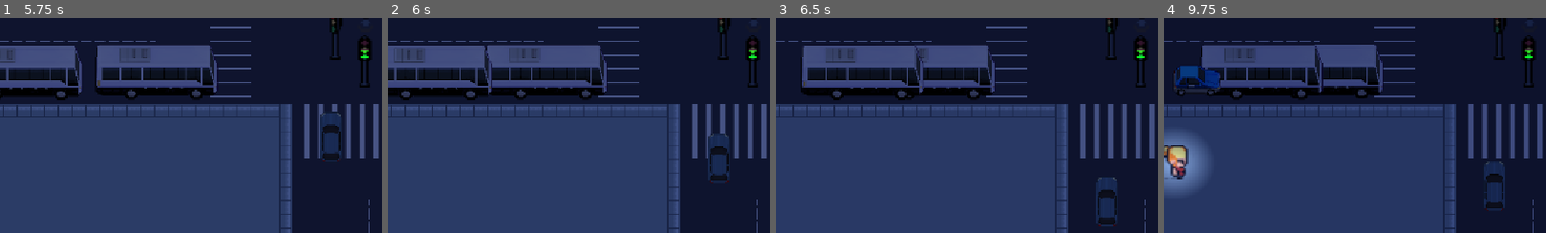
Above: before the commit, frames 1-4 (left to right).
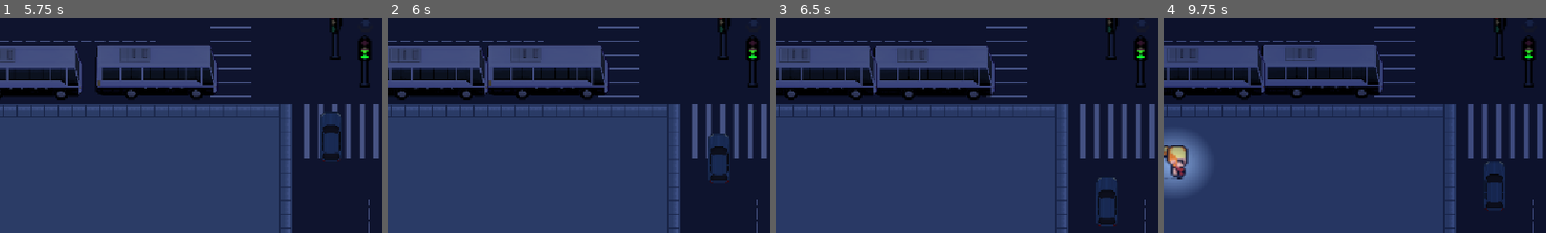
Above: after the commit, the same moments.

Repository: lafgo-fc/game-jam-repoooo
Game: Godot game, scene res://scne/test_one.tscn
Same seed, same stepped clock (60 frames per second), same inputs: the game is played once before the commit and once after it.
Inputs:
- Up to frame 1 (5.75 s): tap Enter (ui_accept) at 0.5, 0.77, 1.25, 1.52, 3.02, 3.77, 4.52 s; hold R (traffic control right and left) from 0.53 s (still down)
- Up to frame 2 (6 s): keep holding R (traffic control right and left)
- Up to frame 3 (6.5 s): keep holding R (traffic control right and left); tap Enter (ui_accept) at 6.02 s
- Up to frame 4 (9.75 s): keep holding R (traffic control right and left); tap Enter (ui_accept) at 6.77, 7.52, 9.02 s
The pictures show only the part of the screen within x 0-50%, y 50-100%; the shares and areas given below are measured in that part.

Frame 1 is identical in both runs. In frame 2, 1.8% of the frame differs, in the area x 0-58%, y 12-39%; in frame 3, 3.5%; in frame 4, 4.5%, in the area x 0-42%, y 12-39%.

Commit message:
dynamic collision shapes

Diff:
--- a/scne/car.tscn
+++ b/scne/car.tscn
@@ -478,10 +478,10 @@
 }]
 
 [sub_resource type="RectangleShape2D" id="RectangleShape2D_s7wsd"]
-size = Vector2(70, 31)
+size = Vector2(65, 37.5)
 
 [sub_resource type="RectangleShape2D" id="RectangleShape2D_454ae"]
-size = Vector2(73, 33)
+size = Vector2(70, 37)
 
 [node name="car" type="CharacterBody2D" unique_id=1626053297]
 script = ExtResource("1_evd0w")
@@ -524,13 +524,15 @@
 frame_progress = 0.045443613
 
 [node name="CollisionShape2D" type="CollisionShape2D" parent="." unique_id=1023565779]
-position = Vector2(4, 1)
+position = Vector2(0, -7)
+scale = Vector2(1.6, 1.3)
 shape = SubResource("RectangleShape2D_s7wsd")
 
 [node name="Area2D" type="Area2D" parent="." unique_id=488053945]
 
-[node name="CollisionShape2D" type="CollisionShape2D" parent="Area2D" unique_id=191564098]
-position = Vector2(3.5, -0.5)
+[node name="collision_range" type="CollisionShape2D" parent="Area2D" unique_id=191564098]
+position = Vector2(0, -7)
+scale = Vector2(1.7, 1.6)
 shape = SubResource("RectangleShape2D_454ae")
 
 [connection signal="body_entered" from="Area2D" to="." method="_on_area_2d_body_entered"]
--- a/scne/scripts/car.gd
+++ b/scne/scripts/car.gd
@@ -11,6 +11,8 @@
 @onready var bus = $bus
 @onready var polic_car = $"polic car"
 @onready var ambulance = $ambulance
+@onready var collision_shape = $CollisionShape2D
+@onready var collsion_range = $Area2D/collision_range
 
 
 var target: Marker2D
@@ -30,6 +32,39 @@
 	for vehicles in vehicle:
 		vehicles.hide()
 	selected_vehicle.show()
+	match selected_vehicle.name:
+		"van":
+			collision_shape.scale = Vector2(1.0 , 1.0)
+			collsion_range.scale = Vector2(1.0 , 1.3)
+		"taxi":
+			collision_shape.scale = Vector2(1.3 , 0.9)
+			collsion_range.scale = Vector2(1.3 , 1.3)
+		"luxury":
+			collision_shape.scale = Vector2(1.3 , 0.9)
+			collsion_range.scale = Vector2(1.3 , 1.3)
+		"jeep":
+			collision_shape.scale = Vector2(0.8 , 0.9)
+			collsion_range.scale = Vector2(1.0 , 1.3)
+		"civic":
+			collision_shape.scale = Vector2(0.8 , 0.8)
+			collsion_range.scale = Vector2(1.0 , 1.3)
+		"truck":
+			collision_shape.scale = Vector2(1.7 , 1.5)
+			collsion_range.scale = Vector2(1.9 , 1.7)
+			collsion_range.position = Vector2(0.0 , -10.0)
+		"bus":
+			collision_shape.scale = Vector2(2.1 , 1.5)
+			collision_shape.position = Vector2(5.0 , -10.0)
+			collsion_range.scale = Vector2(2.3 , 1.9)
+			collsion_range.position = Vector2(2.0 , -10.0)
+		"polic_car":
+			collision_shape.scale = Vector2(1.2 , 1.0)
+			collsion_range.scale = Vector2(1.4 , 1.4)
+		"ambulance":
+			collision_shape.scale = Vector2(1.6 , 1.3)
+			collision_shape.position = Vector2(0.0 , -7.0)
+			collsion_range.scale = Vector2(1.7 , 1.6)
+			collsion_range.position = Vector2(0.0 , -7.0)
 
 func _process(delta: float) -> void:
 	GameData.car_pos = global_position
